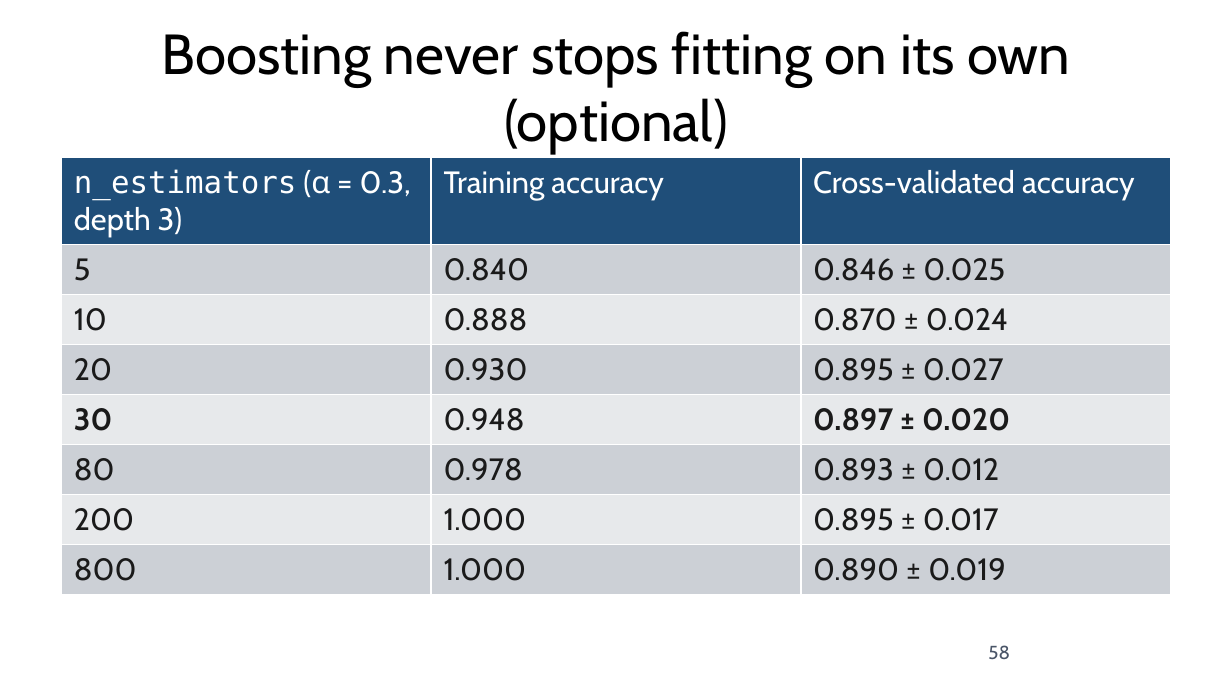
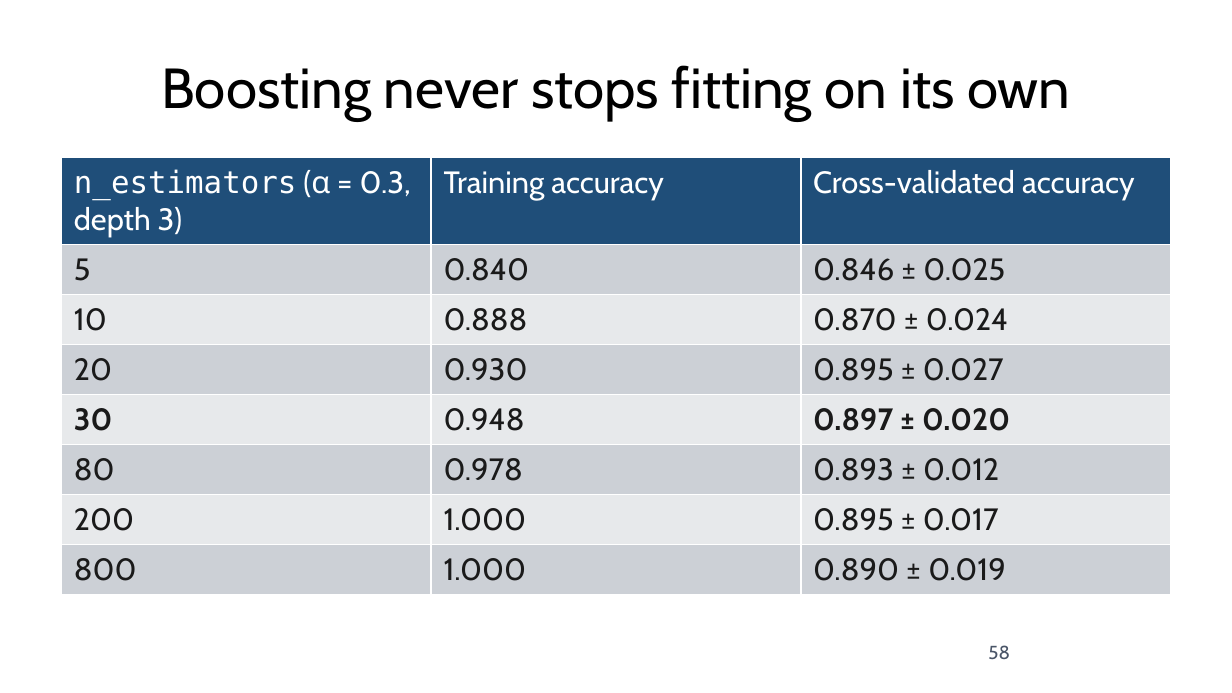
Before and after one commit to fabioantonini/technologies-for-artificial-intelligence, a slide deck: slide 58 of Lessons/07_trees_and_ensembles/Slides/trees_and_ensembles_slides.pptx. Drawn at 1232x693 pixels with LibreOffice and Linux fonts; fonts in the diff are those of the drawing; background and template pictures are left out. Boxes give left, top, right and bottom in pixels: in the first picture for what was removed or moved away, otherwise in the second. Text is boxed around its words. In the diff, an @@ line names an element or a change of style, - is before the commit and + after.

```diff
--- a/Lessons/07_trees_and_ensembles/Slides/trees_and_ensembles_slides.pptx
+++ b/Lessons/07_trees_and_ensembles/Slides/trees_and_ensembles_slides.pptx
@@ title at (161,65,1070,121): text changed @@
-Boosting never stops fitting on its own (optional)
+Boosting never stops fitting on its own
```
Also in this commit, not shown: 14 other slides changed, 4 other files.
